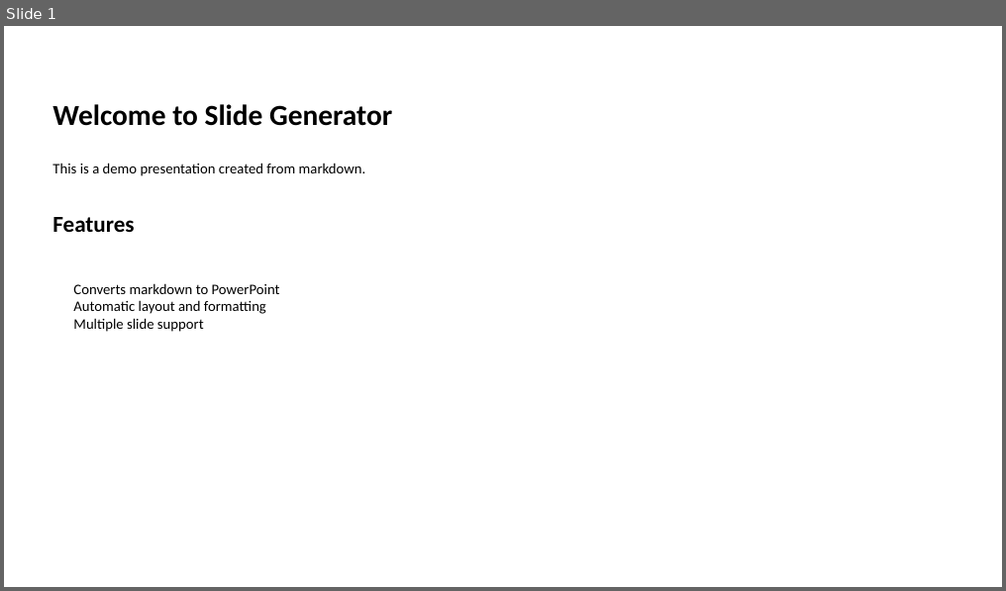
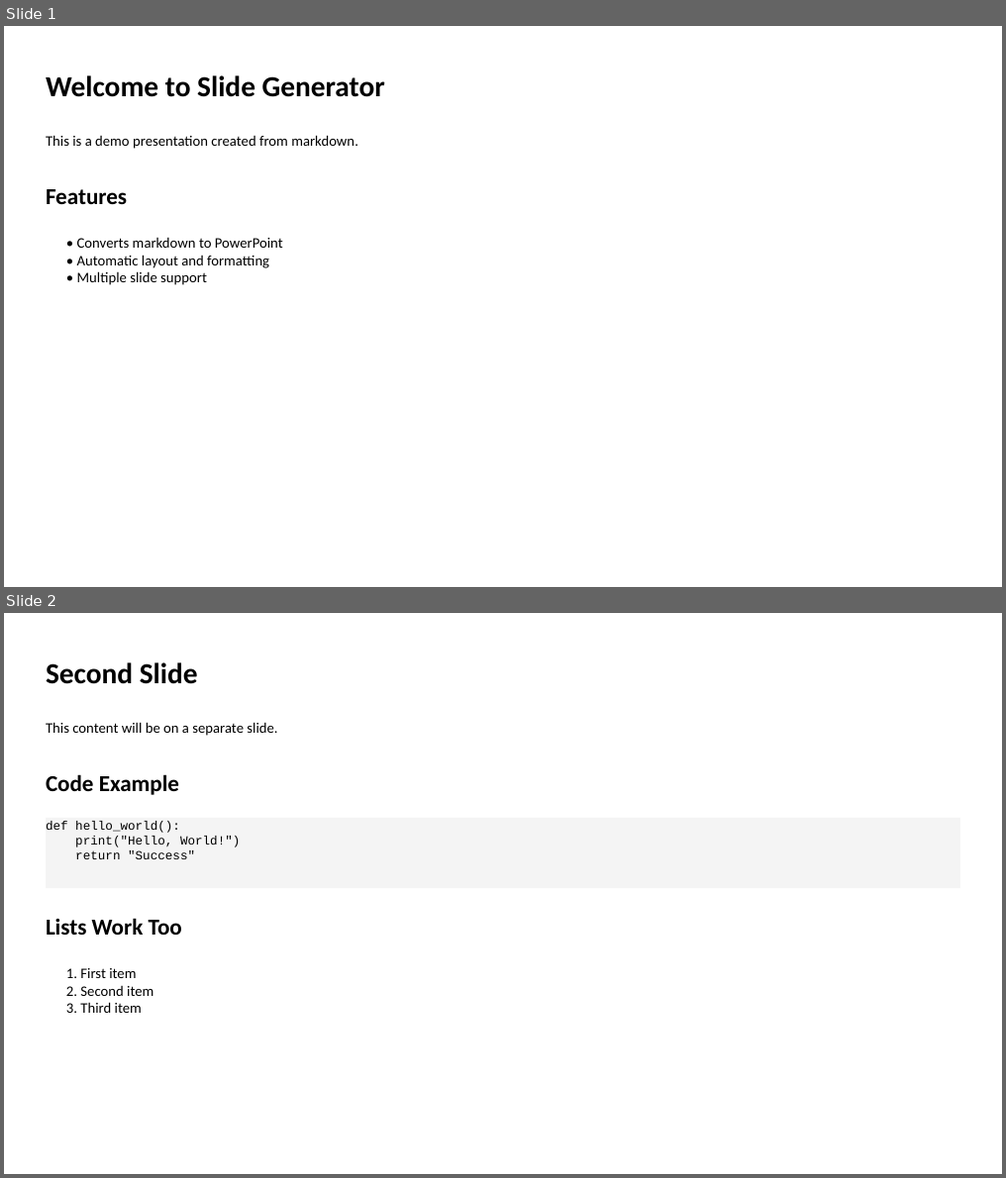
Before and after one commit to louisazhou/slidegenerator, a slide deck: output/demo.pptx. Shown one above the other, each under a label of ours: slide 1 before the commit, slides 1 and 2 after it. The pictures are 1006x591 and 1006x1178 pixels, drawn with LibreOffice and Linux fonts; fonts in the diff are those of the drawing. Boxes give left, top, right and bottom in pixels: in the first picture for what was removed or moved away, otherwise in the second. Text is boxed around its words. In the diff, an @@ line names an element or a change of style, - is before the commit and + after.

Commit message:
M2 Complete: Enhanced markdown processing and list formatting
- Upgraded from markdown library to markdown-it-py for modern processing
- Fixed list rendering with proper line breaks and formatting
- Added comprehensive theme system with CSS styling
- Fixed PPTX content rendering issues (text box margins, sizing)
- Expanded test suite from 18 to 41 tests with comprehensive validation
- Created dedicated gslides_test conda environment
- Updated PROJECT_STRUCTURE.md with M2 status and documentation

Key improvements:
- Lists now process ul/ol elements directly with proper \n line breaks
- All content renders correctly in PPTX without truncation
- Modern markdown parser supports tables, strikethrough, linkify
- Enhanced test coverage validates all functionality
- Ready for M3 advanced features (inline styling, rich text)

```diff
--- a/output/demo.pptx
+++ b/output/demo.pptx
@@ slide 2 added at (4, 613, 1002, 1174), background #FFFFFF @@
@@ text added at (46, 663, 198, 684), 28 pt, text #000000, bold @@
+Second Slide
@@ text added at (46, 722, 277, 736), 14 pt, text #000000 @@
+This content will be on a separate slide.
@@ text added at (46, 774, 179, 795), 22 pt, text #000000, bold @@
+Code Example
@@ rectangle added at (46, 818, 960, 888), fill #F4F4F4, 12 pt, text #000000 @@
+def hello_world():
+print("Hello, World!")
+return "Success"
@@ text added at (46, 918, 182, 935), 22 pt, text #000000, bold @@
+Lists Work Too
@@ text added at (66, 968, 153, 1013), 14 pt, text #000000 @@
+1. First item
+2. Second item
+3. Third item
@@ slide 1 changed as well @@
@@ 3 texts: place and size @@
-3 texts at (53, 104, 392, 232)
+3 texts at (46, 76, 385, 204)
@@ text at (77, 237, 283, 285): text changed @@
-Converts markdown to PowerPoint
-Automatic layout and formatting
-Multiple slide support
+• Converts markdown to PowerPoint
+• Automatic layout and formatting
+• Multiple slide support
```
Also in this commit, not shown: 1 other slide added, 2 slides removed, 29 other files.
